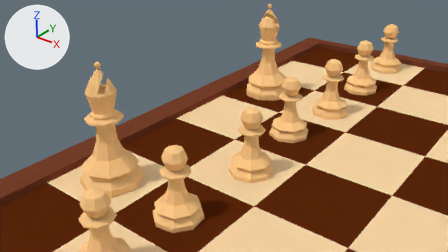
Before and after pictures for a commit that changed the Blender file chess/chess-scene.blend.
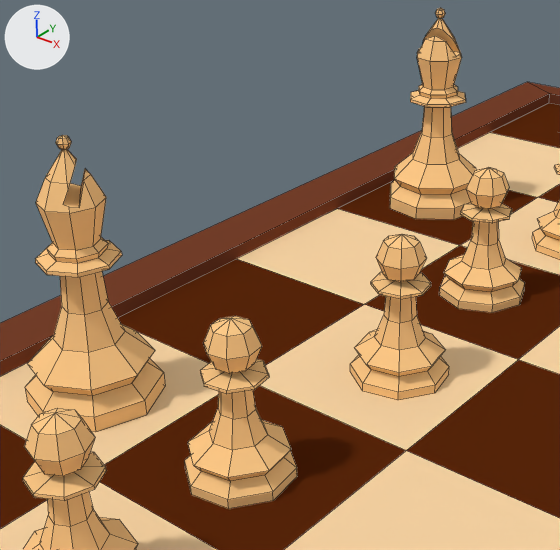
Each version is shown from the file's camera 'Camera', then close up on the part from 15% to 72% of the width and 0% to 100% of the height. Lighting does not change. The marker at upper left points along +X, +Y and +Z. The close-ups show mesh edges as thin lines.

In view in the first close-up: 'Chessboard', 'Primary White Bishop', 'White Bishop 2', 'White Pawn 2', 'White Pawn 3', 'White Pawn 4', 'White Pawn 5', 'White Pawn 6'.
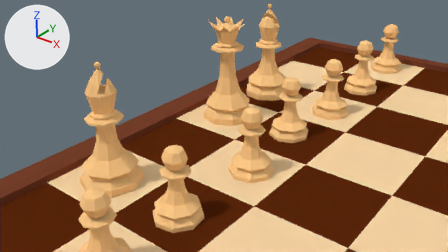
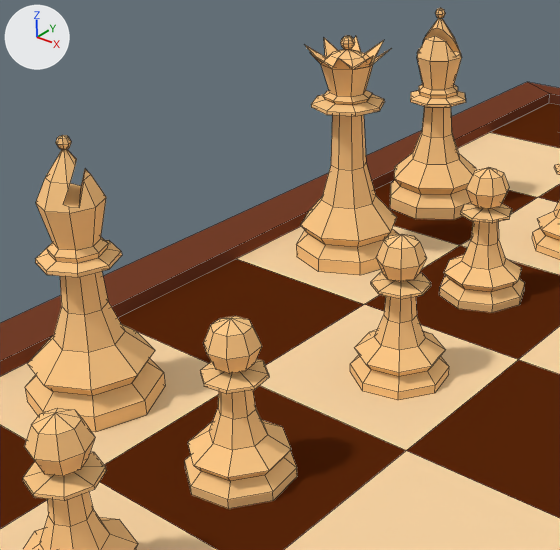
Edits to the scene script, one JSON object a line:
```json
{"op": "add", "block": "me_queen_001", "code": ["me_queen_001 = bpy.data.meshes.new('Queen.001')", "me_queen_001.from_pydata(...)  # 178 vertices, 193 faces, 1 loose edge; spans x -1.5..1.5, y -1.5..1.5, z 0.0..6.14", "me_queen_001.materials.append(mat_white_chess_pieces)  # beige #ffcc8a"]}
{"op": "add", "block": "ob_queen", "code": ["ob_queen = bpy.data.objects.new('Queen', me_queen_001)", "ob_queen.location = (-21.0, 3.0, 0.0)", "ob_queen.rotation_euler = (0.0, 0.0, 3.999)  # degrees (0, 0, 229)", "ob_queen.scale = (1.33, 1.33, 1.33)"]}
```

Changed parts and their boxes [x1, y1, x2, y2] in the close-ups (560 x 550 px):
```json
{"object": "Queen", "change": "added", "after": [296, 36, 398, 275], "on screen": "beige"}
```
